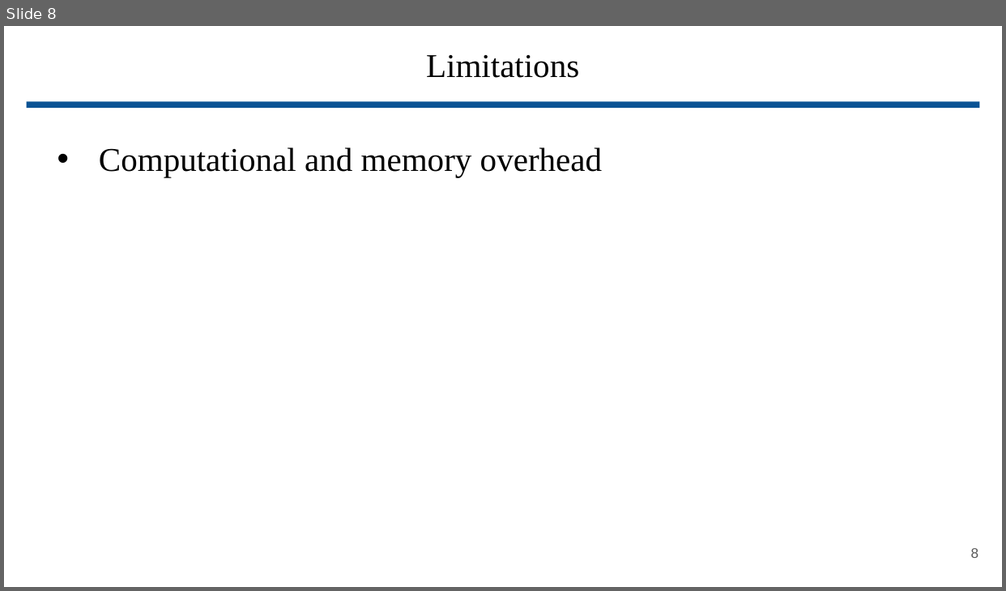
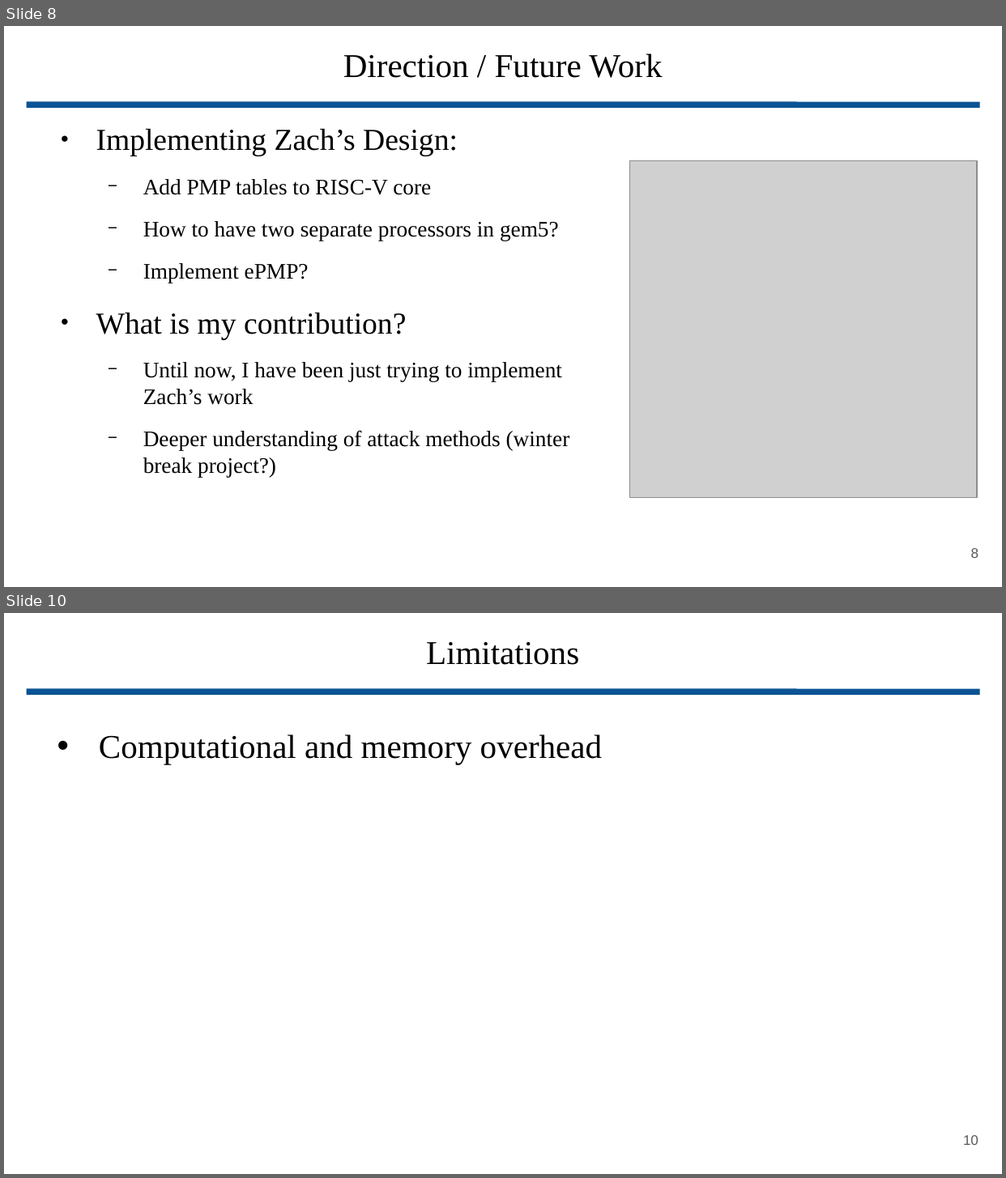
Before and after one commit to wbuz24/grad-research, a slide deck: presentations/update.11.15.pptx. Shown one above the other, each under a label of ours: slide 8 before the commit, slides 8 and 10 after it; the slides between them are not shown. The pictures are 1006x591 and 1006x1178 pixels, drawn with LibreOffice and Linux fonts; fonts in the diff are those of the drawing; grey boxes stand for pictures. Boxes give left, top, right and bottom in pixels: in the first picture for what was removed or moved away, otherwise in the second. Text is boxed around its words. In the diff, an @@ line names an element or a change of style, - is before the commit and + after.

```diff
--- a/presentations/update.11.15.pptx
+++ b/presentations/update.11.15.pptx
@@ slide 8 added at bbox=[4, 26, 1002, 587], background #FFFFFF @@
@@ title added at bbox=[343, 54, 662, 78], 24 pt, text #000000 @@
+Direction / Future Work
@@ line added from (26, 105) to (980, 105), #0B5394 4.51 pt @@
@@ text added at bbox=[96, 129, 570, 477], 16 pt, text #000000 @@
+● Implementing Zach’s Design:
+  − Add PMP tables to RISC-V core
+  − How to have two separate processors in gem5?
+  − Implement ePMP?
+● What is my contribution?
+  − Until now, I have been just trying to implement Zach’s work
+  − Deeper understanding of attack methods (winter break project?)
@@ picture added at bbox=[629, 160, 977, 498] @@
@@ page number added at bbox=[971, 548, 979, 558], 10 pt, text #595959 @@
+8
@@ what was slide 8 is now slide 10 @@
@@ page number at bbox=[963, 1135, 978, 1145]: text changed @@
-8
+10
```
Also in this commit, not shown: 7 slides changed, 2 other slides added, 1 slide removed, 5 other files.
